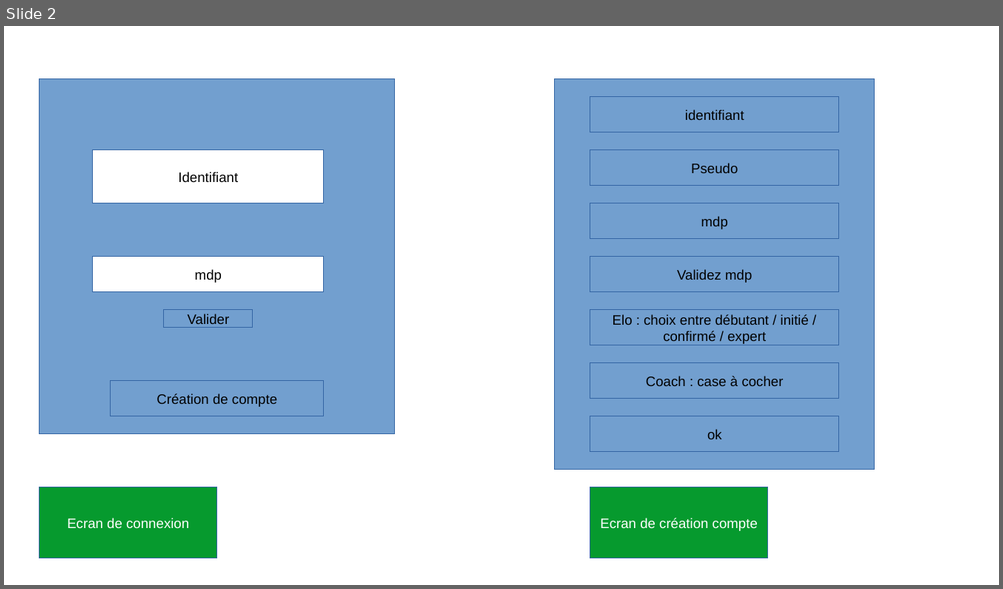
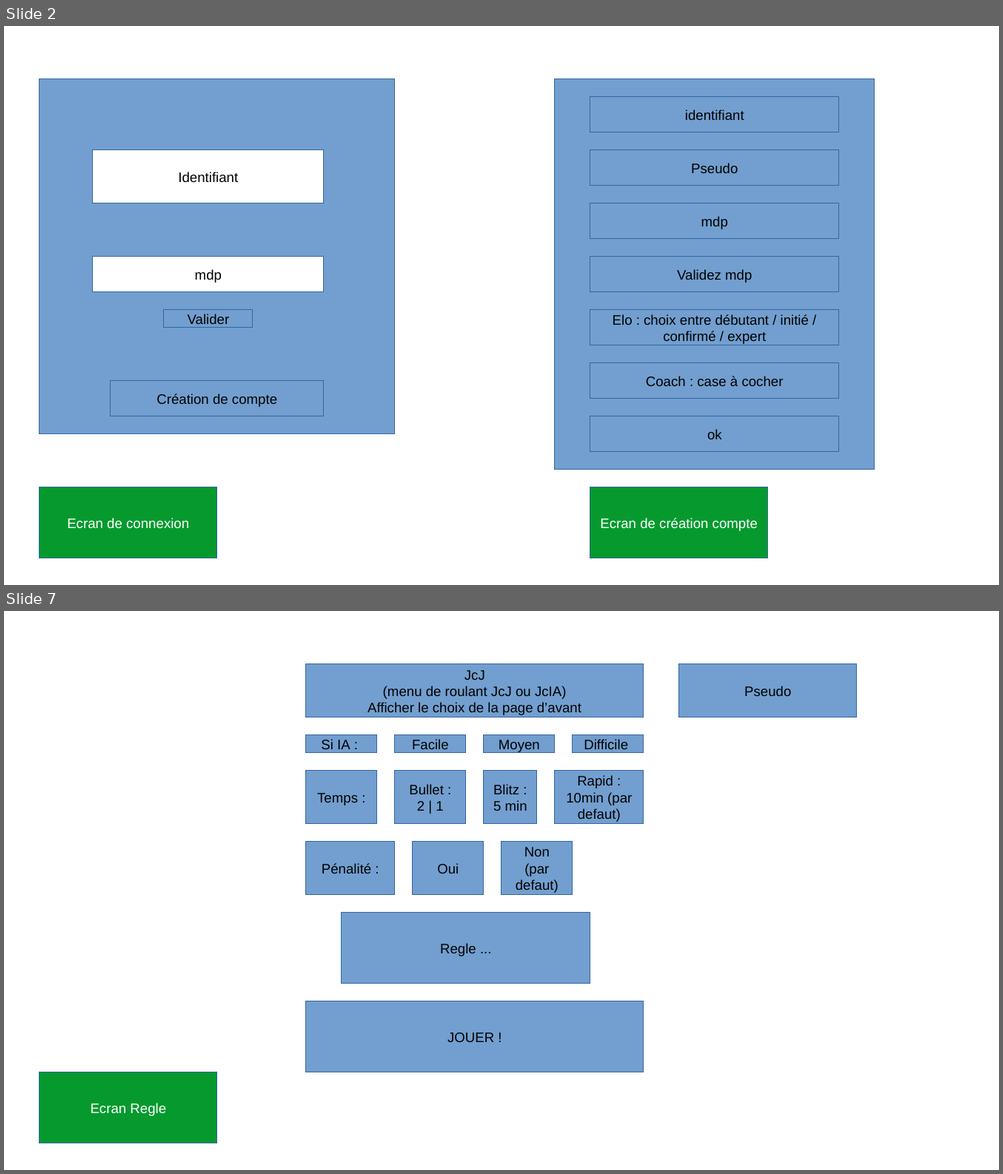
Before and after one commit to NicoPerret/projet-echec, a slide deck: Projet_Echecs.odp. Shown one above the other, each under a label of ours: slide 2 before the commit, slides 2 and 7 after it; the slides between them are not shown. The pictures are 1003x589 and 1003x1174 pixels, drawn with LibreOffice and Linux fonts; fonts in the diff are those of the drawing. Boxes give left, top, right and bottom in pixels: in the first picture for what was removed or moved away, otherwise in the second. Text is boxed around its words. In the diff, an @@ line names an element or a change of style, - is before the commit and + after.

```diff
--- a/Projet_Echecs.odp
+++ b/Projet_Echecs.odp
@@ slide 7 added at <box>4,611,999,1170</box>, background #FFFFFF @@
@@ rectangle added at <box>307,664,644,718</box>, fill #729FCF, outline #3465A4 0 pt, 11 pt, text #000000 @@
+JcJ
+(menu de roulant JcJ ou JcIA)
+Afficher le choix de la page d’avant
@@ rectangle added at <box>679,664,857,718</box>, fill #729FCF, outline #3465A4 0 pt, 11 pt, text #000000 @@
+Pseudo
@@ rectangle added at <box>307,735,378,754</box>, fill #729FCF, outline #3465A4 0 pt, 11 pt, text #000000 @@
+Si IA :
@@ rectangle added at <box>395,735,466,754</box>, fill #729FCF, outline #3465A4 0 pt, 11 pt, text #000000 @@
+Facile
@@ rectangle added at <box>484,735,555,754</box>, fill #729FCF, outline #3465A4 0 pt, 11 pt, text #000000 @@
+Moyen
@@ rectangle added at <box>572,735,644,754</box>, fill #729FCF, outline #3465A4 0 pt, 11 pt, text #000000 @@
+Difficile
@@ rectangle added at <box>307,771,378,824</box>, fill #729FCF, outline #3465A4 0 pt, 11 pt, text #000000 @@
+Temps :
@@ rectangle added at <box>395,771,466,824</box>, fill #729FCF, outline #3465A4 0 pt, 11 pt, text #000000 @@
+Bullet : 2 | 1
@@ rectangle added at <box>484,771,537,824</box>, fill #729FCF, outline #3465A4 0 pt, 11 pt, text #000000 @@
+Blitz :
+5 min
@@ rectangle added at <box>555,771,643,824</box>, fill #729FCF, outline #3465A4 0 pt, 11 pt, text #000000 @@
+Rapid :
+10min (par defaut)
@@ rectangle added at <box>307,842,395,895</box>, fill #729FCF, outline #3465A4 0 pt, 11 pt, text #000000 @@
+Pénalité :
@@ rectangle added at <box>412,842,484,895</box>, fill #729FCF, outline #3465A4 0 pt, 11 pt, text #000000 @@
+Oui
@@ rectangle added at <box>501,842,572,895</box>, fill #729FCF, outline #3465A4 0 pt, 11 pt, text #000000 @@
+Non (par defaut)
@@ rectangle added at <box>341,914,591,985</box>, fill #729FCF, outline #3465A4 0 pt, 11 pt, text #000000 @@
+Regle ...
@@ rectangle added at <box>307,1002,644,1073</box>, fill #729FCF, outline #3465A4 0 pt, 11 pt, text #000000 @@
+JOUER !
@@ rectangle added at <box>40,1073,217,1145</box>, fill #069A2E, outline #3465A4 0 pt, 11 pt, text #FFFFFF @@
+Ecran Regle
```
Also in this commit, not shown: 4 other slides added, 2 slides removed.
